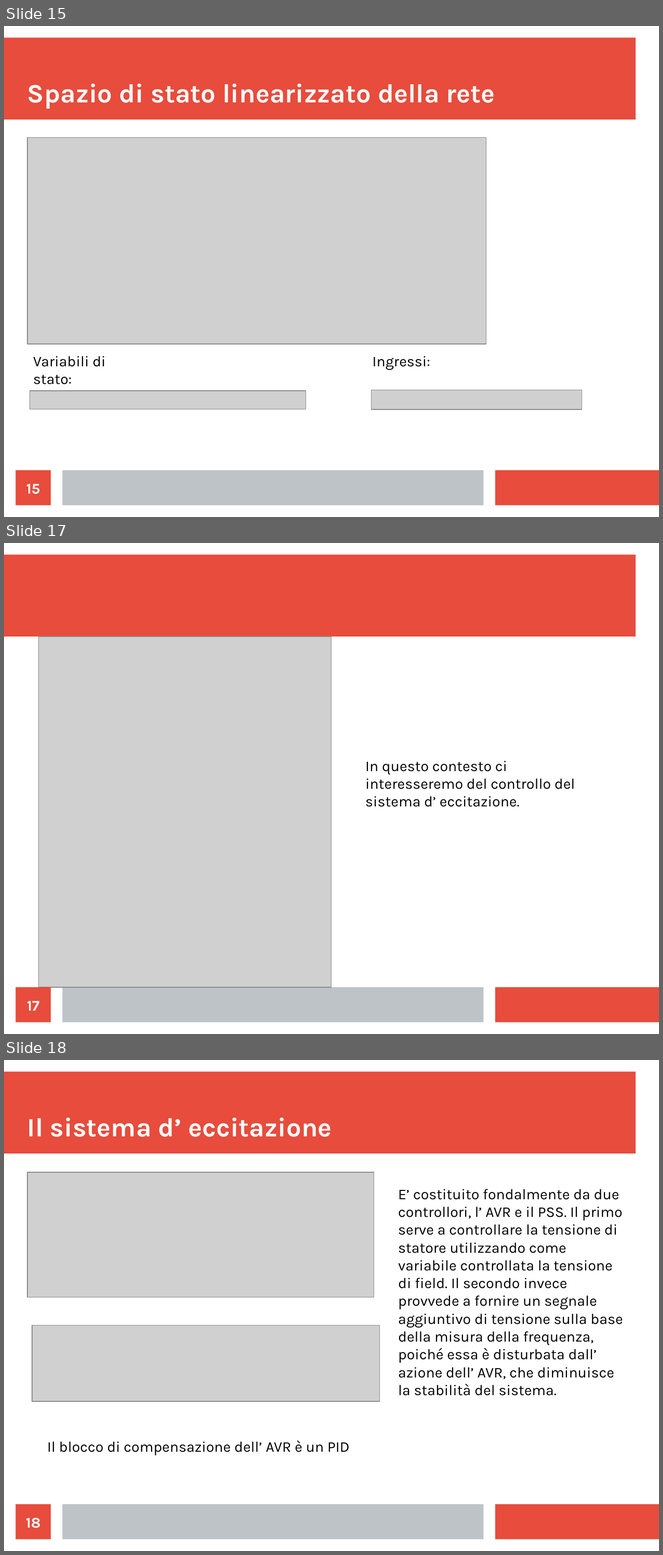
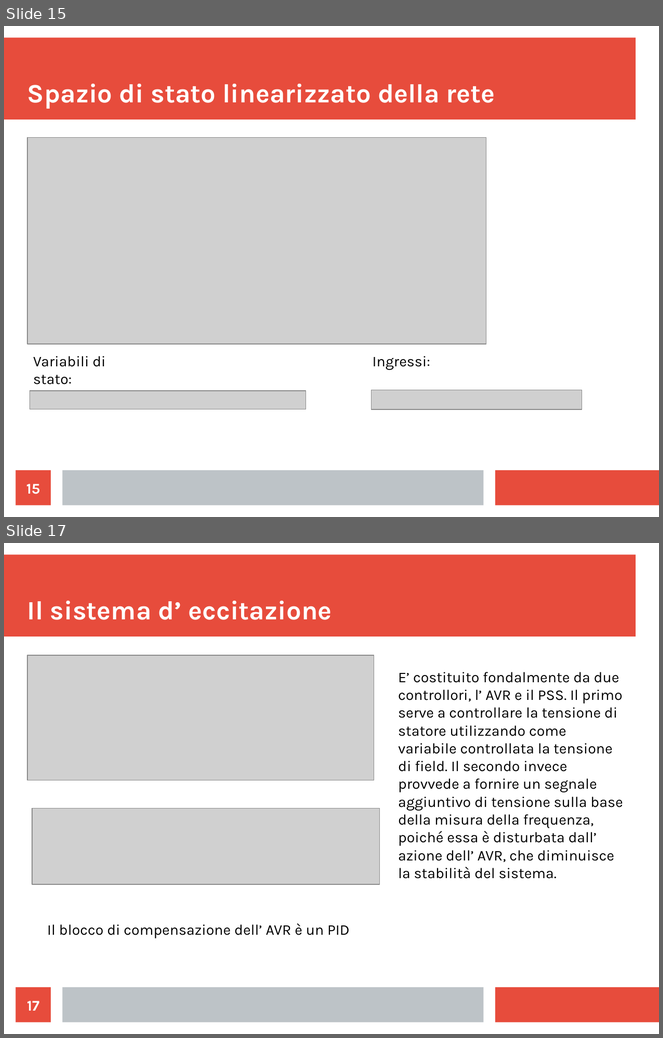
Before and after one commit to LeonardoSalustri/Tesi, a slide deck: Formule_presentazione/Presentazione.odp. Shown one above the other, each under a label of ours: slides 15, 17 and 18 before the commit, slides 15 and 17 after it; the slides between them are not shown. The pictures are 663x1555 and 663x1038 pixels, drawn with LibreOffice and Linux fonts; fonts in the diff are those of the drawing; grey boxes stand for pictures. Boxes give left, top, right and bottom in pixels: in the first picture for what was removed or moved away, otherwise in the second. Text is boxed around its words. In the diff, an @@ line names an element or a change of style, - is before the commit and + after.

```diff
--- a/Formule_presentazione/Presentazione.odp
+++ b/Formule_presentazione/Presentazione.odp
@@ slide 17 removed at box(4, 543, 659, 1034), background #FFFFFF; not listed: 3 template elements that a slide beside it also shows @@
@@ picture removed at box(38, 637, 332, 988) @@
@@ text removed at box(365, 761, 575, 807) @@
-In questo contesto ci interesseremo del controllo del sistema d’ eccitazione.
@@ page number removed at box(16, 988, 51, 1023) @@
-17
@@ what was slide 18 is now slide 17 @@
@@ page number at box(27, 1001, 39, 1011): text changed @@
-18
+17
```
Also in this commit, not shown: 5 slides changed, 16 other files.
